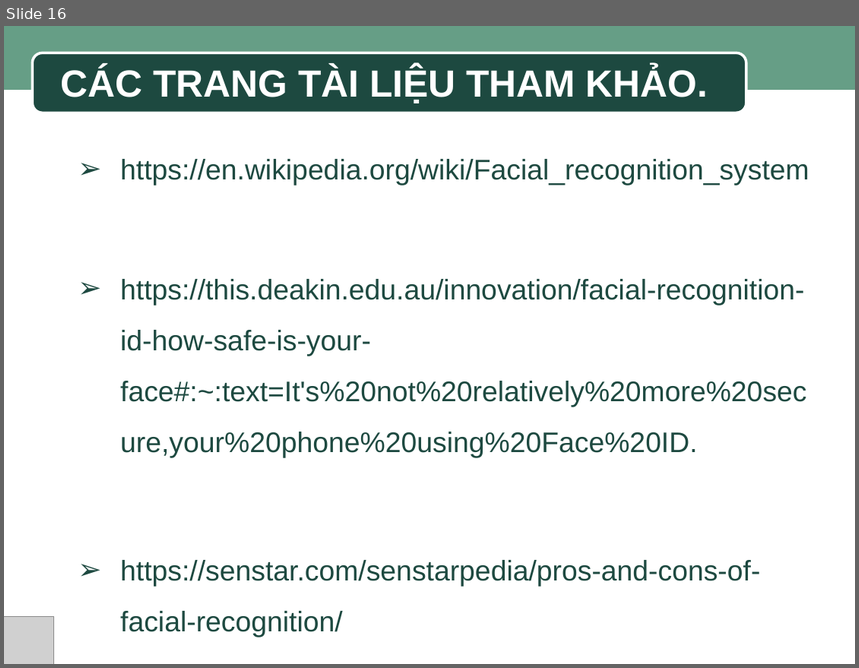
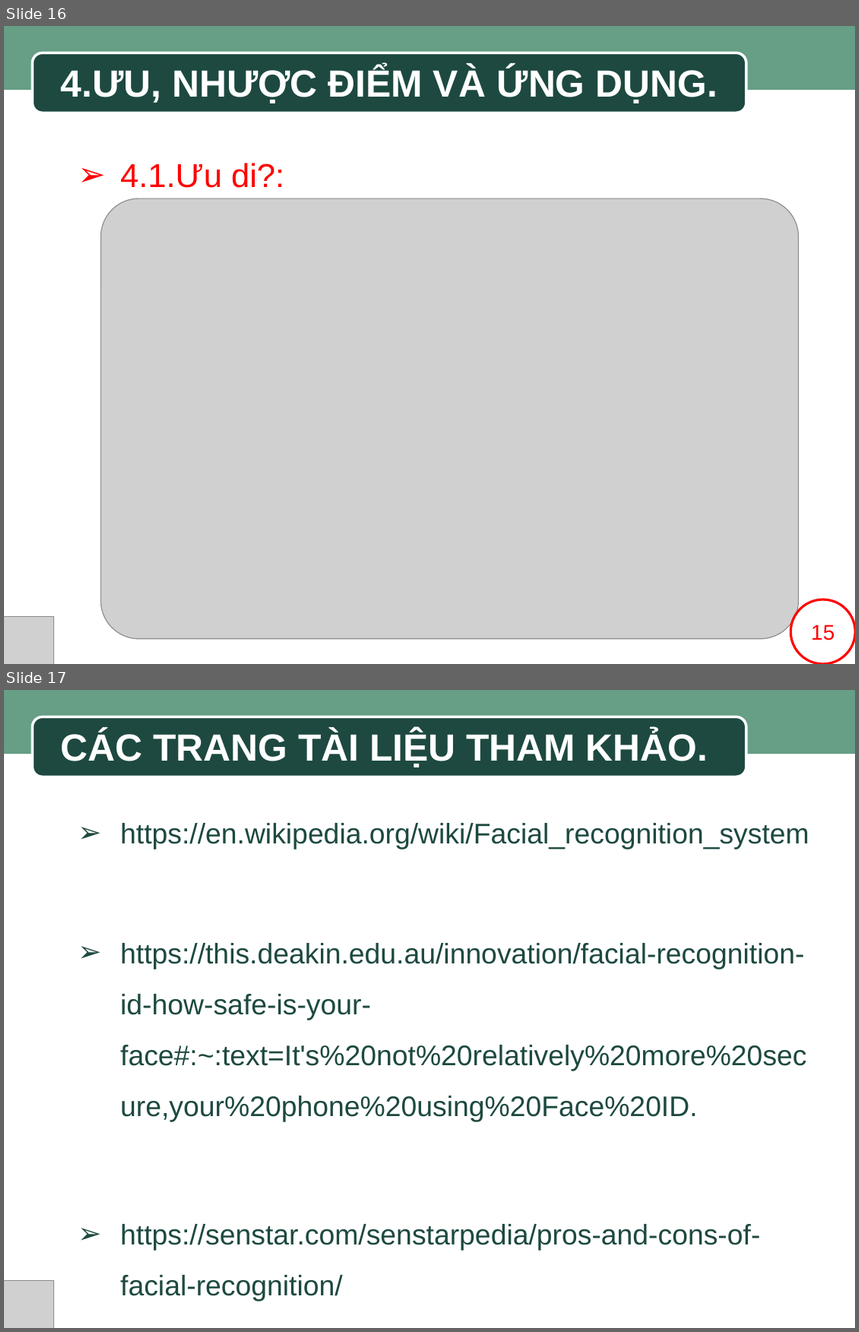
Before and after one commit to SaintLaurentxTran/hutech-23dthd4-nhom7, a slide deck: BÀI THUYẾT TRÌNH MẪU.pptx. Shown one above the other, each under a label of ours: slide 16 before the commit, slides 16 and 17 after it. The pictures are 859x668 and 859x1332 pixels, drawn with LibreOffice and Linux fonts; fonts in the diff are those of the drawing; grey boxes stand for pictures; background and template pictures are left out. Boxes give left, top, right and bottom in pixels: in the first picture for what was removed or moved away, otherwise in the second. Text is boxed around its words. In the diff, an @@ line names an element or a change of style, - is before the commit and + after.

Commit message:
test

```diff
--- a/BÀI THUYẾT TRÌNH MẪU.pptx
+++ b/BÀI THUYẾT TRÌNH MẪU.pptx
@@ slide 16 added at (4, 26, 855, 664), background #FFFFFF; not listed: 2 template elements that a slide beside it also shows @@
@@ text added at (61, 67, 717, 104), 32 pt, text #FFFFFF, bold @@
+4.ƯU, NHƯỢC ĐIỂM VÀ ỨNG DỤNG.
@@ text added at (120, 163, 284, 188), 28 pt, text #FF0000 @@
+➢ 4.1.Ưu di?:
@@ picture added at (101, 199, 799, 640) @@
@@ picture added at (4, 617, 54, 664) @@
@@ ellipse added at (791, 600, 855, 664), fill #FFFFFF, outline #FF0000 2 pt, 18 pt, text #FF0000 @@
+15
@@ rectangle added at (792, 617, 855, 664), fill #FFFFFF @@
@@ what was slide 16 is now slide 17 @@
```
